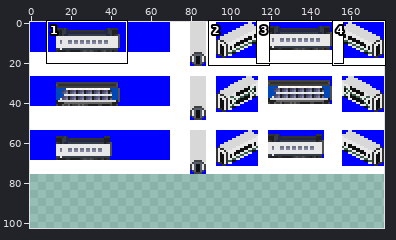
One commit to this sprite sheet: src/wagon/passenger_wagon/passenger_wagon.png. Above, an overview of the earlier version with the close-up marked.
Close-up. First the earlier version:
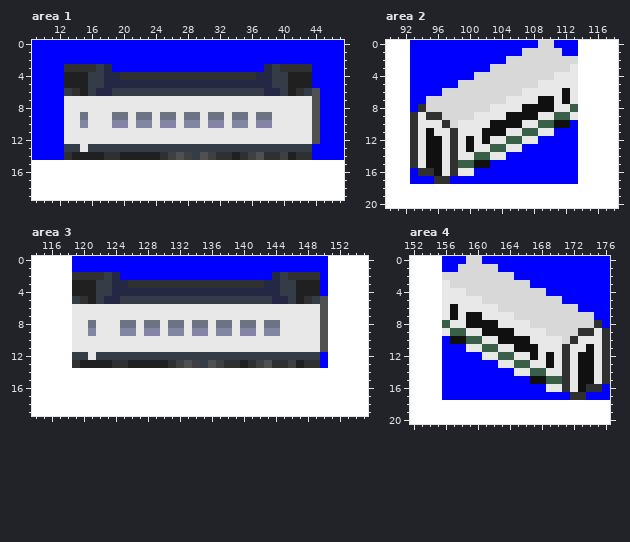
The file is 177x76 pixels. Colours within 5 levels of each other are drawn and written as one. Shown: area 1: x 9..47, y 0..19; area 2: x 90..118, y 0..20; area 3: x 114..155, y 0..19; area 4: x 152..176, y 0..20. The old version is drawn lined up with the new one, on the new canvas. The commit also changed other parts of the picture, which this record leaves out.
The result:
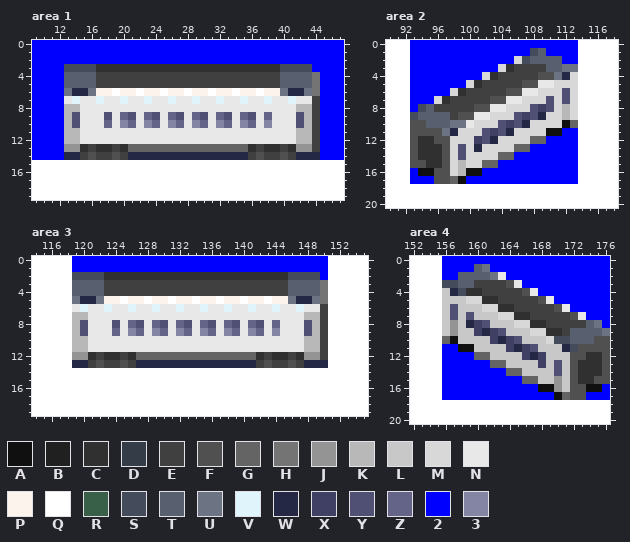
Palette (. is transparent): A #101010  B #202020  C #303030  D #343c48  E #404040  F #505050  G #646464  H #747474  J #949494  K #b8b8b8  L #c8c8c8  M #d8d8d8  N #e8e8e8  P #fcf4ec  Q #ffffff  R #386048  S #444c5c  T #586070  U #6c7484  V #e0f4fc  W #242844  X #404064  Y #505074  Z #646488  2 #0000ff  3 #8484a4
The edit:
canvas 177x76 -> 177x103
Area 1:
y 3: x 13..43 CCCCDW2222222222222222222WDCCCC -> SSSSCCCCCCCCCCCCCCCCCCCCCCCSSSS
y 4: x 13..44 BBBDDWWCCCCCCCCCCCCCCCCCWWDDBBB2 -> TTTTEEEEEEEEEEEEEEEEEEEEEEETTTTH
y 5: x 13..44 BBBDDWWWWWWWWWWWWWWWWWWWWWDDBBB2 -> TTTTEEEEEEEEEEEEEEEEEEEEEEETTTTH
y 6: x 13..44 DCBDWWDDDDDDDDDDDDDDDDDDDWWDBCDF -> UWWUPPQPPQPPQPPQPPQPPQPPQPPUWWUH
y 7: x 14 N -> V; x 17 N -> V; x 20 N -> V; x 23 N -> V; x 26 N -> V; x 29 N -> V; x 32 N -> V; x 35 N -> V; x 38 N -> V; x 41 N -> V; x 44 F -> E
y 8: x 13..14 NN -> KK; x 42..44 NNF -> KKE
y 9: x 13..15 NNU -> KYN; x 18..38 NUUNUUNUUNUUNUUNUUNUU -> YNZYNZYNZYNZYNZYNZYNZ; x 42..44 NNF -> YKE
y 10: x 13..15 NN3 -> KYN; x 18..19 N3 -> ZN; x 21..22 N3 -> ZN; x 24..25 N3 -> ZN; x 27..28 N3 -> ZN; x 30..31 N3 -> ZN; x 33..34 N3 -> ZN; x 36..37 N3 -> ZN; x 42..44 NNF -> YKE
y 11..12: x 13..14 NN -> KK; x 42..44 NNF -> KKE
y 13: x 13..44 DDNDDDDDDDDDDDDDDDDDDDDDDDDDDDD2 -> JJCECCECGGGGGGGGGGGGGGGCECCECJJE
y 14: x 13..35 CBBBBCCBBBBBCEFEDFECCBC -> WWEFEEFEWWWWWWWWWWWWWWW; x 38..44 CCEBCC2 -> EEFEWWW
Area 2:
y 0: x 109..110 MM -> 22
y 1: x 107..111 MMMMM -> 2ST22
y 2: x 105 M -> 2; x 107..113 MMMMMMM -> STTTT22
y 3: x 103 M -> 2; x 105..113 MMMMMMMMN -> CEEEETTUU
y 4: x 101 M -> 2; x 103..113 MMMMMMMMNNN -> CEEEEEFFUWM
y 5: x 99 M -> 2; x 101..108 MMMMMMMM -> CEEEEEFF; x 111..113 NNN -> MMM
y 6: x 97 M -> 2; x 99..106 MMMMMMMM -> CEEEEEFF; x 109..113 NNNAN -> MMMYM
y 7: x 95 M -> 2; x 97..104 MMMMMMMM -> CEEEEEFF; x 107..113 NNAANAN -> MMMYMYM
y 8: x 94..102 CMMMMMMMM -> STEEEEEFF; x 105..113 NNAAAANNR -> MMMYXYMKM
y 9: x 93..100 CNCCMMMM -> STTTTEFF; x 103..113 NNAAAANNRRN -> MMMYXYWMMKM
y 10: x 93..99 CNNNCMN -> FFTTTUU; x 101..111 NNAAAANNRRA -> MMMYXYWMMMM; x 113 2 -> G
y 11: x 93..111 CNANNCNNNAAANNRRNN2 -> FFFFUWMMMYXYWMMMMAA
y 12: x 93..109 CNAANCNANANNRRNN2 -> FCCFFMMMXYWMMMMGG
y 13: x 93..107 CNAANCNANNRRNN2 -> FCCCFMYMWMMMMGG
y 14: x 93..105 CNAANCNNRRNN2 -> FCCCFMYMMMMGG
y 15: x 93..103 CNAANCRRAA2 -> FFCCFMKMMGG
y 16: x 94..101 CCANCNN2 -> AAFFMKAA
y 17: x 96..99 CC22 -> FFGA
Area 3:
y 2: x 119..149 CCCCDW2222222222222222222WDCCCC -> SSSSCCCCCCCCCCCCCCCCCCCCCCCSSSS
y 3: x 119..150 BBBDDWWCCCCCCCCCCCCCCCCCWWDDBBB2 -> TTTTEEEEEEEEEEEEEEEEEEEEEEETTTTH
y 4: x 119..150 BBBDDWWWWWWWWWWWWWWWWWWWWWDDBBB2 -> TTTTEEEEEEEEEEEEEEEEEEEEEEETTTTH
y 5: x 119..150 DCBDWWDDDDDDDDDDDDDDDDDDDWWDBCDF -> UWWUPPQPPQPPQPPQPPQPPQPPQPPUWWUH
y 6: x 120 N -> V; x 123 N -> V; x 126 N -> V; x 129 N -> V; x 132 N -> V; x 135 N -> V; x 138 N -> V; x 141 N -> V; x 144 N -> V; x 147 N -> V; x 150 F -> E
y 7: x 119..120 NN -> KK; x 148..150 NNF -> KKE
y 8: x 119..121 NNU -> KYN; x 124..144 NUUNUUNUUNUUNUUNUUNUU -> YNZYNZYNZYNZYNZYNZYNZ; x 148..150 NNF -> YKE
y 9: x 119..121 NN3 -> KYN; x 124..125 N3 -> ZN; x 127..128 N3 -> ZN; x 130..131 N3 -> ZN; x 133..134 N3 -> ZN; x 136..137 N3 -> ZN; x 139..140 N3 -> ZN; x 142..143 N3 -> ZN; x 148..150 NNF -> YKE
y 10..11: x 119..120 NN -> KK; x 148..150 NNF -> KKE
y 12: x 119..150 DDNDDDDDDDDDDDDDDDDDDDDDDDDDDDD2 -> JJCECCECGGGGGGGGGGGGGGGCECCECJJE
y 13: x 119..141 CBBBBCCBBBBBCEFEDFECCBC -> WWEFEEFEWWWWWWWWWWWWWWW; x 144..150 CCEBCC2 -> EEFEWWW
Area 4:
y 0: x 159..160 MM -> 22
y 1: x 158..162 MMMMM -> 22TU2
y 2: x 156..164 MMMMMMMMM -> 22TTTTUN2
y 3: x 156..166 NMMMMMMMMMM -> SSTTEEEEFN2
y 4: x 156..168 NNNMMMMMMMMMM -> LWSCCEEEEEFN2
y 5: x 156..170 NNNNNMMMMMMMMMM -> LLLMMCCEEEEEFN2
y 6: x 156..172 NANNNNNMMMMMMMMMM -> LYLLLMMCCEEEEEFN2
y 7: x 156..174 NANAANNNNMMMMMMMMMM -> LYLYLLLMMCCEEEEEFN2
y 8: x 156..175 RNNAAAANNNNMMMMMMMMC -> LJLWXYLLLMMCCEEEEETU
y 9: x 156..176 NRRNNAAAANNNNMMMMCCNC -> LJLLXWXYLLLMMCCETTTTU
y 10: x 156 2 -> G; x 158..176 ARRNNAAAANNNNMCNNNC -> LLLLXWXYLLLMSSTTTFF
y 11: x 158..176 2NNRRNNAAANNNCNNANC -> AALLLLXWXYLLLWSFFFF
y 12: x 160..176 2NNRRNNANANCNAANC -> GGLLLLXWXLLLFFCCF
y 13: x 162..176 2NNRRNNANCNAANC -> GGLLLLXLYLFCCCF
y 14: x 164..176 2NNRRNNCNAANC -> GGLLLLYLFCCCF
y 15: x 166..176 2AARRCNAANC -> GGLLJLFCCFF
y 16: x 168..175 2NNCNACC -> AAJLFFAA
y 17: x 170..173 22CC -> AGFF
